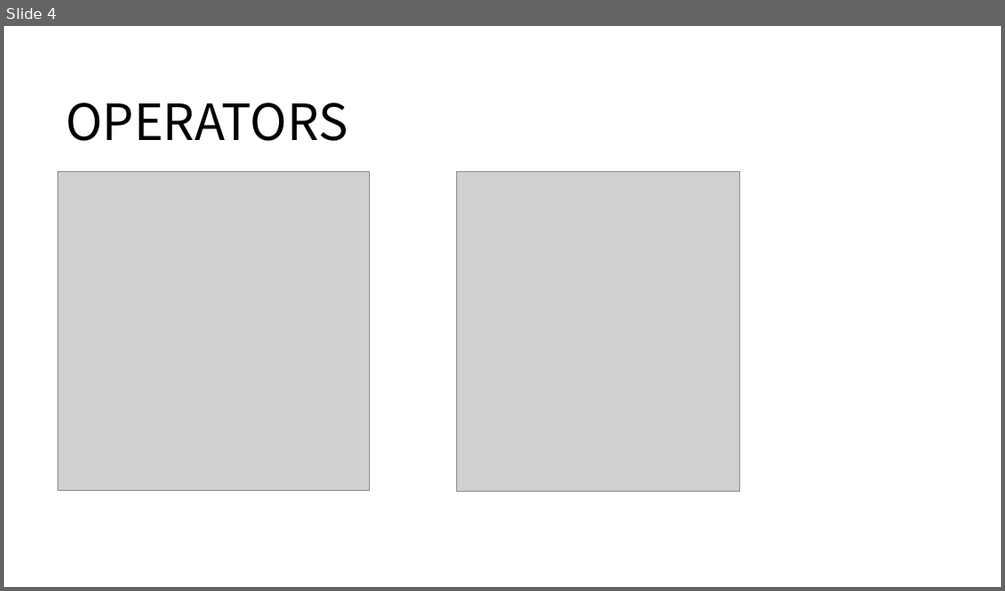
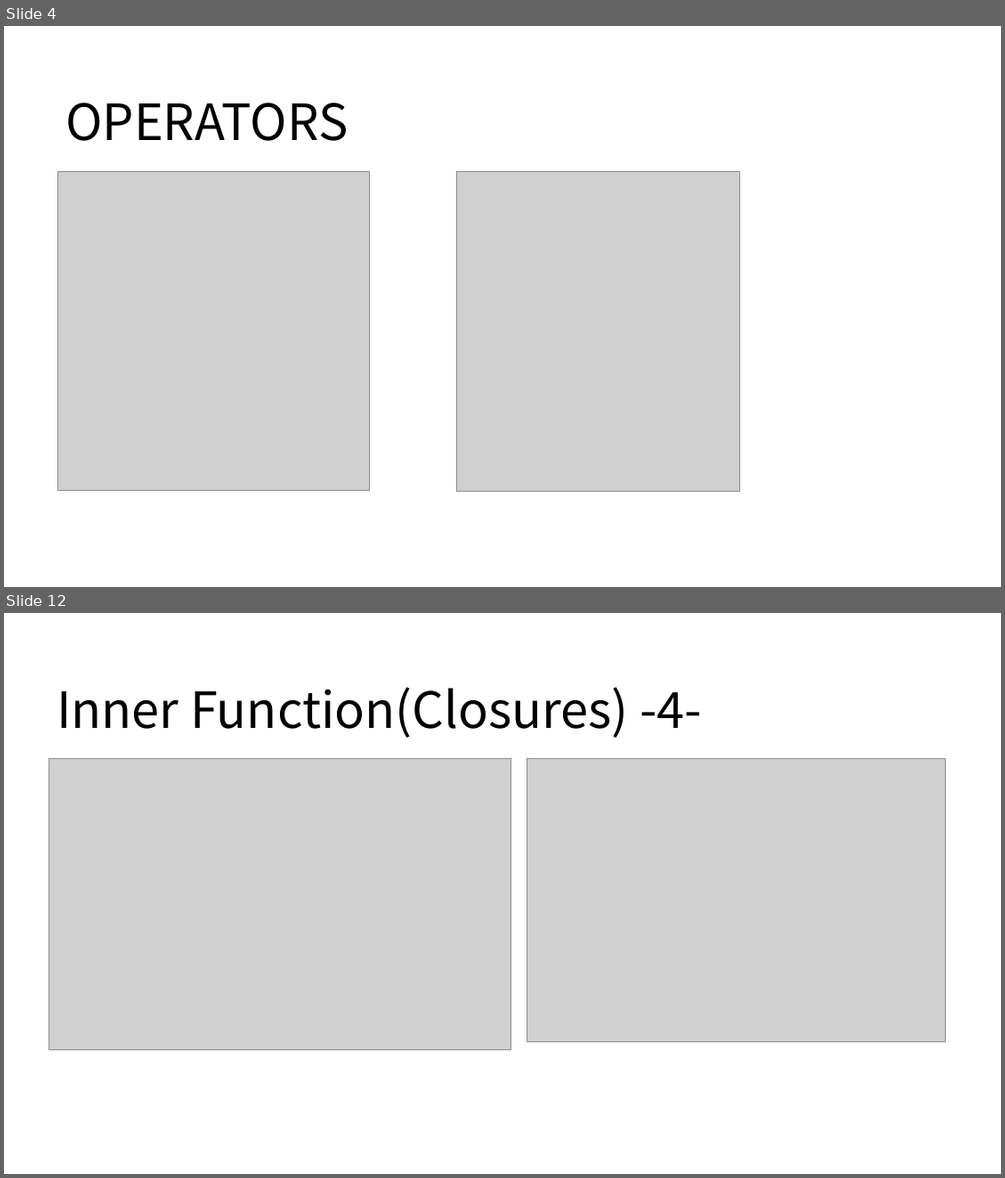
Before and after one commit to appleater7/osf-studygroup, a slide deck: src/sunmin/JAVASCRIPT 기초.pptx. Shown one above the other, each under a label of ours: slide 4 before the commit, slides 4 and 12 after it; the slides between them are not shown. The pictures are 1005x591 and 1005x1178 pixels, drawn with LibreOffice and Linux fonts; fonts in the diff are those of the drawing; grey boxes stand for pictures. Boxes give left, top, right and bottom in pixels: in the first picture for what was removed or moved away, otherwise in the second. Text is boxed around its words. In the diff, an @@ line names an element or a change of style, - is before the commit and + after.

```diff
--- a/src/sunmin/JAVASCRIPT 기초.pptx
+++ b/src/sunmin/JAVASCRIPT 기초.pptx
@@ slide 12 added at (4, 613, 1001, 1174), background #FFFFFF @@
@@ text added at (57, 687, 702, 738), 48 pt, text #000000 @@
+Inner Function(Closures) -4-
@@ picture added at (49, 758, 512, 1050) @@
@@ picture added at (527, 758, 946, 1041) @@
```
Also in this commit, not shown: 4 slides changed, 4 other slides added, 1 slide removed.
